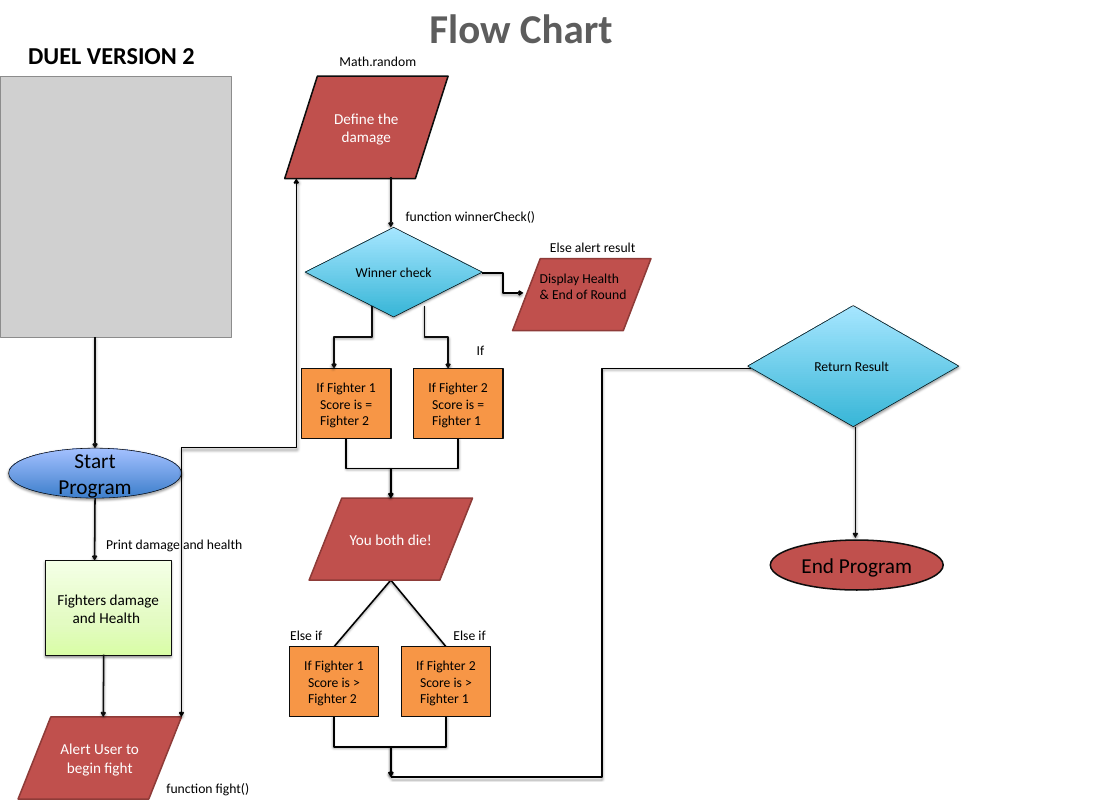
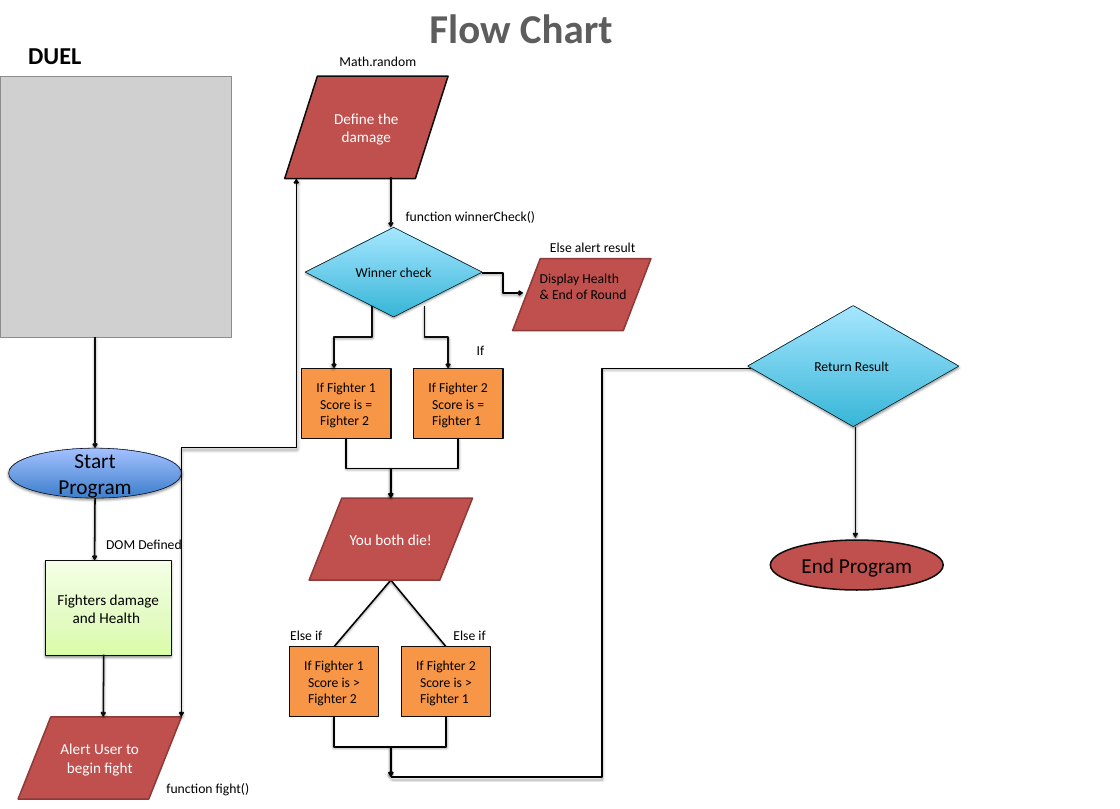
Before and after one commit to jcroberts1/PWA1, a slide deck: slide 1 of Wk3/Duel Version final/Duel_Flowchart.pptx. Drawn at 1120x809 pixels with LibreOffice and Linux fonts; fonts in the diff are those of the drawing; grey boxes stand for pictures. Boxes give left, top, right and bottom in pixels: in the first picture for what was removed or moved away, otherwise in the second. Text is boxed around its words. In the diff, an @@ line names an element or a change of style, - is before the commit and + after.

```diff
--- a/Wk3/Duel Version final/Duel_Flowchart.pptx
+++ b/Wk3/Duel Version final/Duel_Flowchart.pptx
@@ text at box(28, 48, 81, 64): text changed @@
-DUEL VERSION 2
+DUEL
@@ text at box(106, 539, 181, 549): text changed @@
-Print damage and health
+DOM Defined
```
Also in this commit, not shown: 3 other files.
